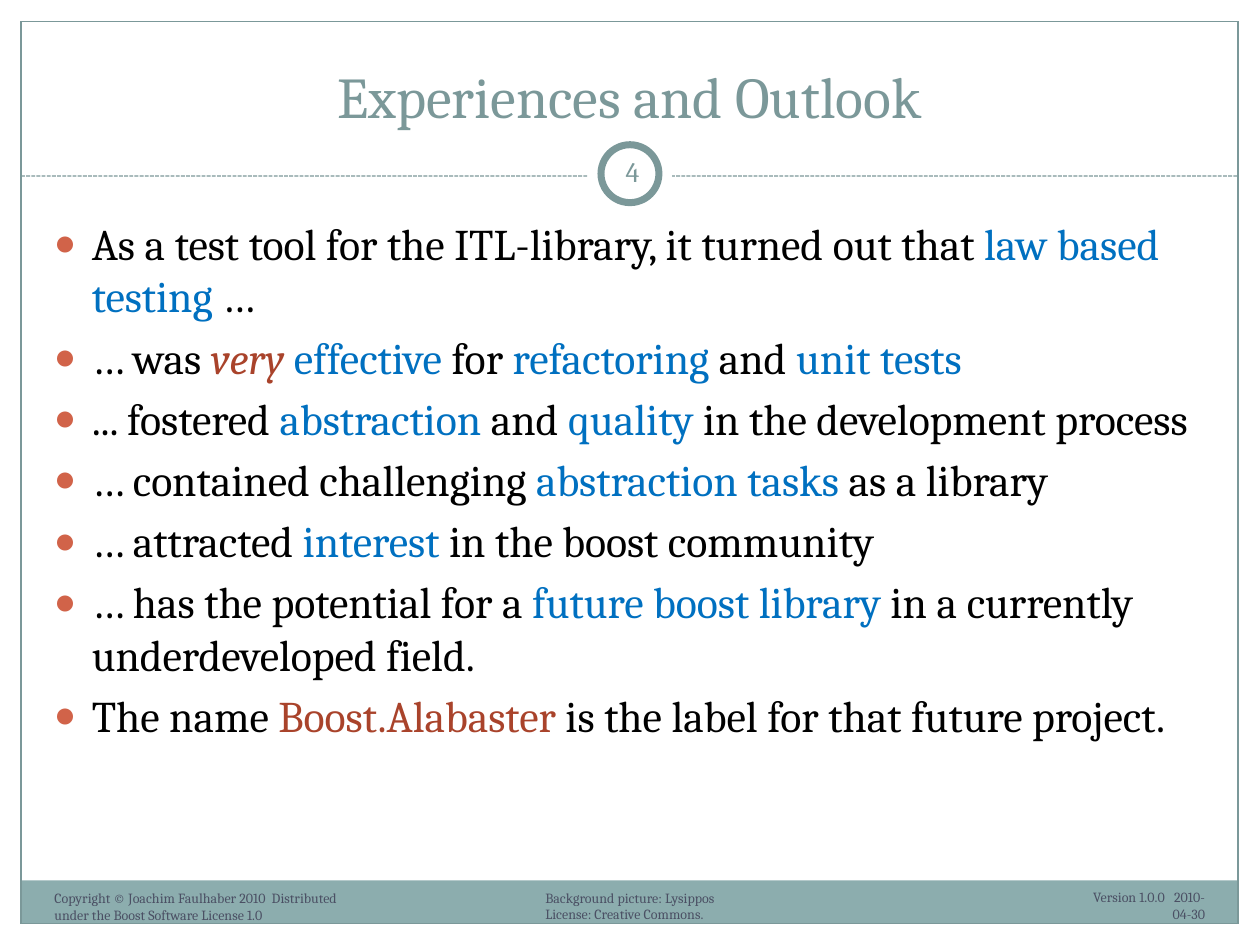
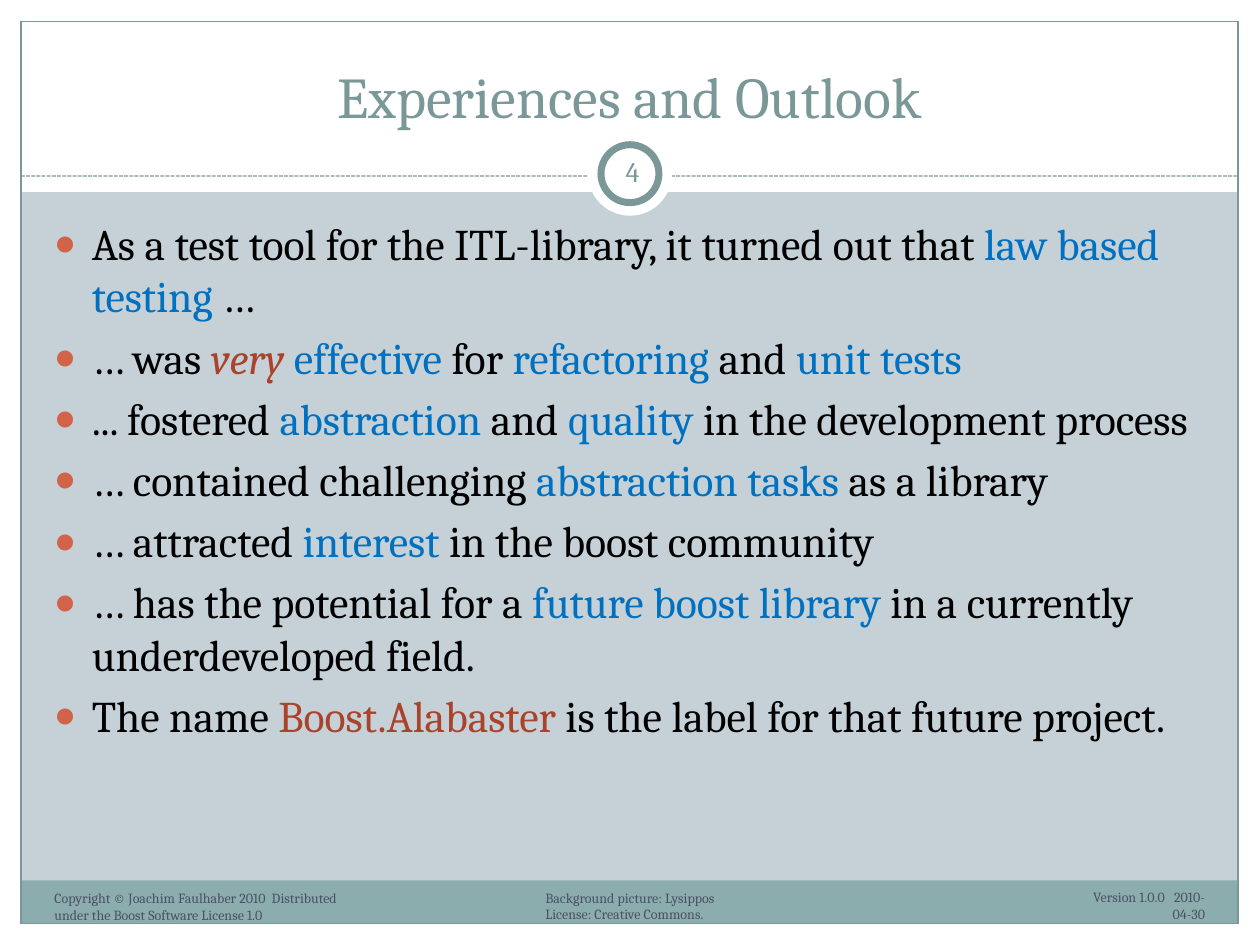
Before and after one commit to ryppl/boost-history, a slide deck: slide 4 of itl/libs/validate/doc/boostcon2010/BoostAlabaster.pptx. Drawn at 1260x945 pixels with LibreOffice and Linux fonts; fonts in the diff are those of the drawing; background and template pictures are left out. Boxes give left, top, right and bottom in pixels: in the first picture for what was removed or moved away, otherwise in the second. Text is boxed around its words. In the diff, an @@ line names an element or a change of style, - is before the commit and + after.

```diff
--- a/itl/libs/validate/doc/boostcon2010/BoostAlabaster.pptx
+++ b/itl/libs/validate/doc/boostcon2010/BoostAlabaster.pptx
@@ background picture (left out) to #C5D1D7 @@
```
Also in this commit, not shown: 9 other slides changed, 1 other file.
